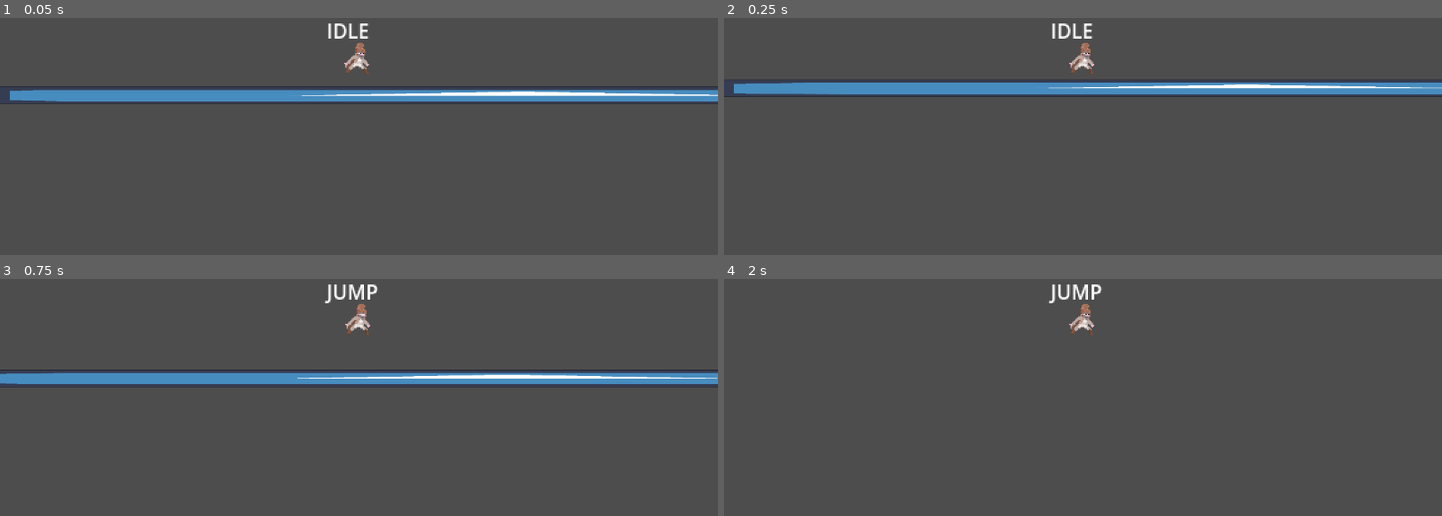
Above: before the commit, frames 1-4 (two rows, left to right).
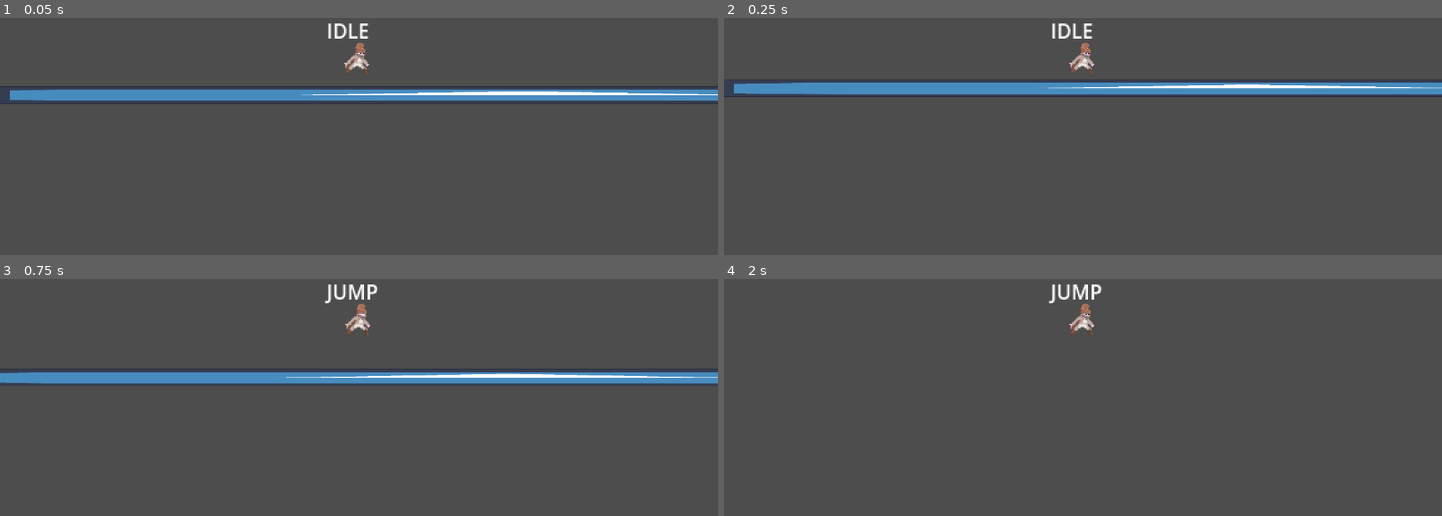
Above: after the commit, the same moments.

Repository: undeadskeleton/state_machine2
Game: Godot game, scene res://scenes/world.tscn
Same seed, same stepped clock (60 frames per second), same inputs: the game is played once before the commit and once after it. The project has no main scene, so this scene is started directly. The engine's default icon, where the game draws it, is replaced by a stand-in: a white triangle on a blue panel in a dark square.
Inputs:
- Up to frame 1 (0.05 s): no input
- Up to frame 2 (0.25 s): no input
- Up to frame 3 (0.75 s): hold Right (right) from 0.53 s (still down); tap Space (jump) at 0.6 s
- Up to frame 4 (2 s): keep holding Right (right); tap Space (jump) at 0.77, 1.07, 1.35, 1.52, 1.82 s

The runs differ from the first frame. In frame 1, 1.1% of the frame differs, in the area x 1-100%, y 30-36%; in frame 2, nothing differs; in frame 3, 2.5%, in the area x 0-100%, y 37-46%; in frame 4, nothing differs.

Commit message:
fall from jump is not solved

Diff:
--- a/scenes/player.tscn
+++ b/scenes/player.tscn
@@ -169,9 +169,10 @@
 animation = &"idle"
 autoplay = "idle"
 
-[node name="State_Machine" type="Node" parent="." node_paths=PackedStringArray("initial_state")]
+[node name="State_Machine" type="Node" parent="." node_paths=PackedStringArray("initial_state", "player")]
 script = ExtResource("6_csls5")
 initial_state = NodePath("IDLE")
+player = NodePath("..")
 
 [node name="IDLE" type="Node" parent="State_Machine" node_paths=PackedStringArray("player")]
 script = ExtResource("7_w8mur")
--- a/scripts/jump.gd
+++ b/scripts/jump.gd
@@ -9,10 +9,15 @@
 	pass
 
 func update(delta):
+	player.gravity(delta)
 	if player.velocity.y > 0:
 		Transitioned.emit(self,"fall")
 	return null
 
 func physics_update(delta):
+	player.gravity(delta)
 	if player.jump_input:
 		player.velocity.y =  -jump_velocity
+
+func exit():
+	player.jump_input = false
--- a/scripts/player.gd
+++ b/scripts/player.gd
@@ -16,9 +16,10 @@
 
 # Called every frame. 'delta' is the elapsed time since the previous frame.
 func _process(delta: float) -> void:
+	if not is_on_floor():
+		velocity.y += delta * gravity_value
 	movement_input()
 	move_and_slide()
-	gravity(delta)
 	print("velocity",velocity)
 
 
@@ -34,13 +35,13 @@
 		jump_input = true
 
 func handle_animation():
-	if velocity.x ==0:
+	if velocity == Vector2.ZERO:
 		anispr.play("idle")
-	elif velocity.x > 0:
+	if velocity.x != 0:
 		anispr.play("run")
-	elif velocity.y <0:
+	if velocity.y < 0:
 		anispr.play("jump")
-	elif velocity.y>0 and !is_on_floor():
+	if velocity.y>0 and !is_on_floor():
 		anispr.play("fall")
 
 func gravity(delta):
--- a/scripts/state.gd
+++ b/scripts/state.gd
@@ -2,6 +2,7 @@
 class_name State
 
 signal Transitioned
+@onready var anispr: AnimatedSprite2D = $AnimatedSprite2D
 
 
 func enter():
--- a/scripts/state_machine.gd
+++ b/scripts/state_machine.gd
@@ -4,7 +4,7 @@
 var states : Dictionary = {}
 
 @export var initial_state : State
-
+@export var player : CharacterBody2D
 func _ready() -> void:
 	for child in get_children():
 		if child is State:
